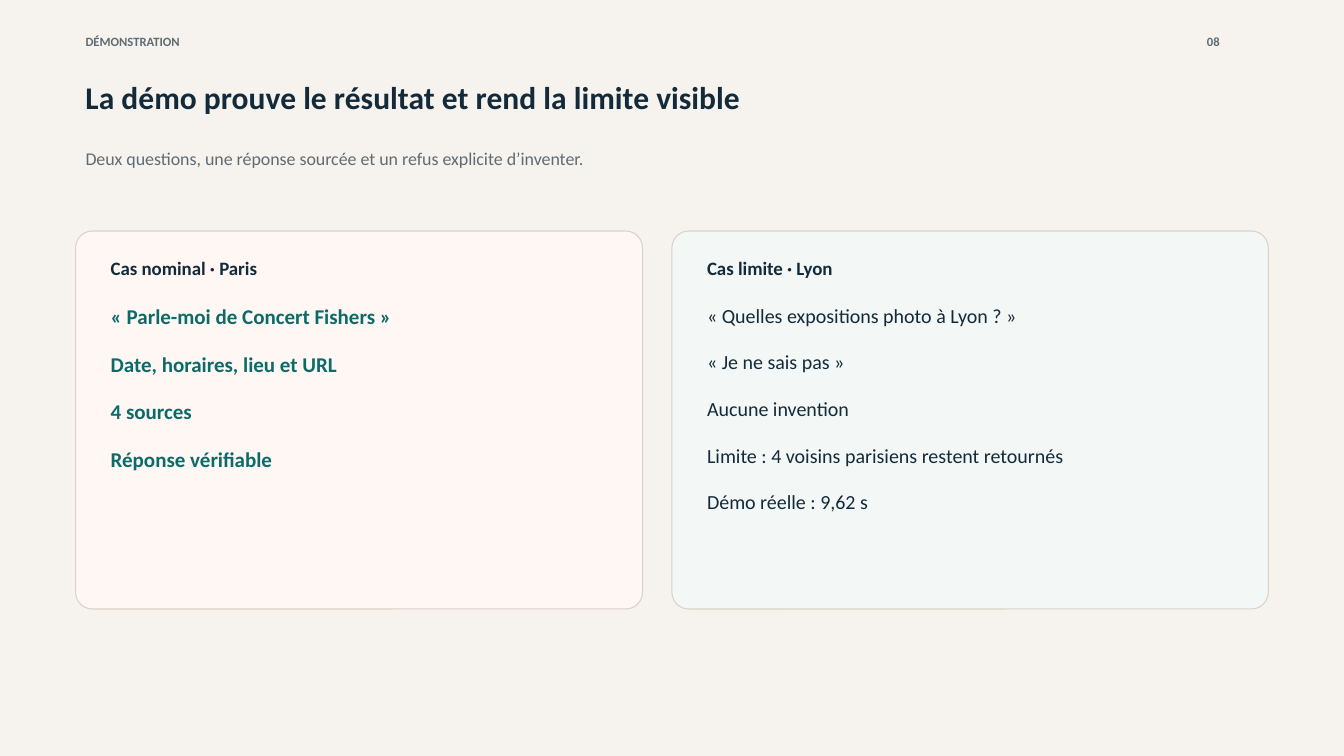
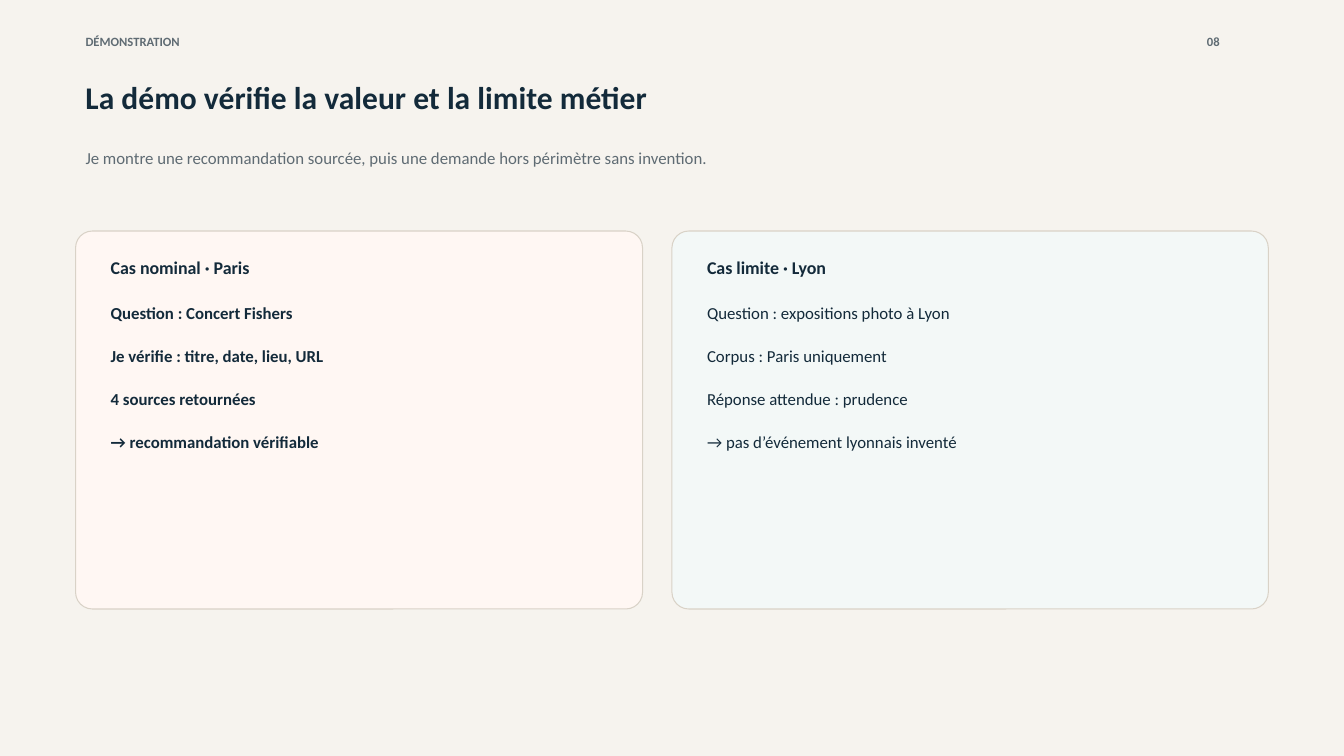
Before and after one commit to hgbe-GH/Projet7, a slide deck: slide 8 of outputs/openagenda-rag-soutenance.pptx. Drawn at 1344x756 pixels with LibreOffice and Linux fonts; fonts in the diff are those of the drawing. Boxes give left, top, right and bottom in pixels: in the first picture for what was removed or moved away, otherwise in the second. Text is boxed around its words. In the diff, an @@ line names an element or a change of style, - is before the commit and + after.

```diff
--- a/outputs/openagenda-rag-soutenance.pptx
+++ b/outputs/openagenda-rag-soutenance.pptx
@@ text at (85,87,647,110): text changed @@
-La démo prouve le résultat et rend la limite visible
+La démo vérifie la valeur et la limite métier
@@ text at (86,152,706,167): text changed; size 12.8 to 12 pt @@
-Deux questions, une réponse sourcée et un refus explicite d’inventer.
+Je montre une recommandation sourcée, puis une demande hors périmètre sans invention.
@@ text "Cas nominal · Paris" at (111,261,250,274): size 13.5 to 12.8 pt @@
@@ text "Cas limite · Lyon" at (707,261,826,277): size 13.5 to 12.8 pt @@
@@ text at (111,307,323,448): text changed; size 15 to 12 pt; text colour #0B6B69 to #132A3A @@
-« Parle-moi de Concert Fishers »
-Date, horaires, lieu et URL
-4 sources
-Réponse vérifiable
+Question : Concert Fishers
+Je vérifie : titre, date, lieu, URL
+4 sources retournées
+→ recommandation vérifiable
@@ text at (707,307,957,451): text changed; size 14.2 to 12 pt @@
-« Quelles expositions photo à Lyon ? »
-« Je ne sais pas »
-Aucune invention
-Limite : 4 voisins parisiens restent retournés
-Démo réelle : 9,62 s
+Question : expositions photo à Lyon
+Corpus : Paris uniquement
+Réponse attendue : prudence
+→ pas d’événement lyonnais inventé
```
Also in this commit, not shown: 11 other slides changed, 2 other files.
